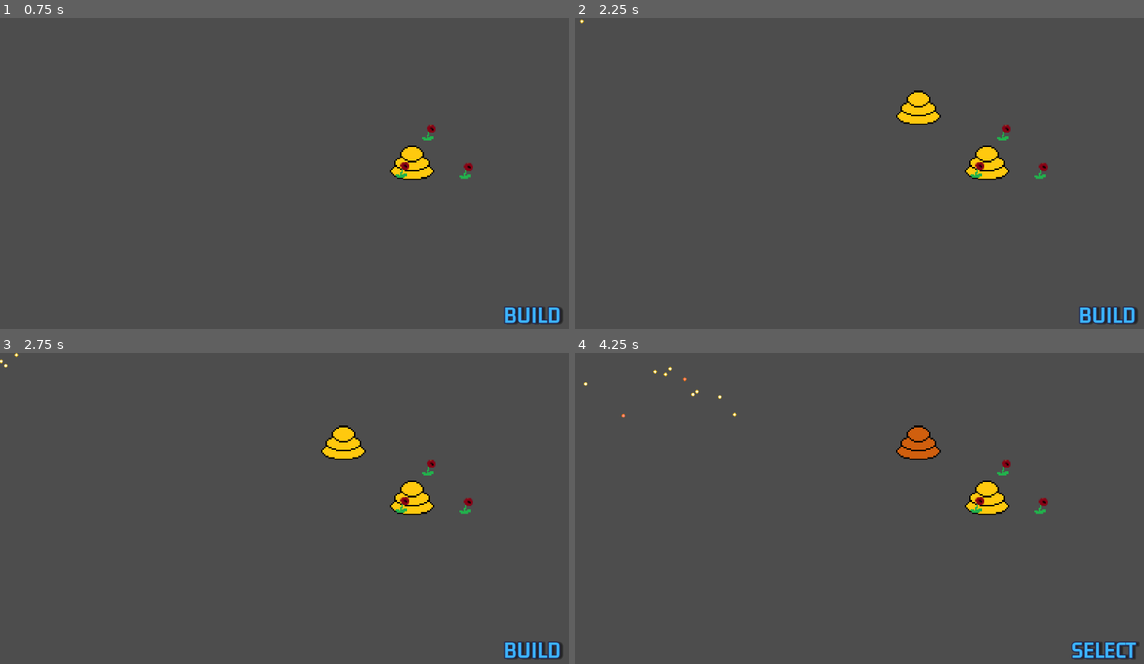
Above: before the commit, frames 1-4 (two rows, left to right).
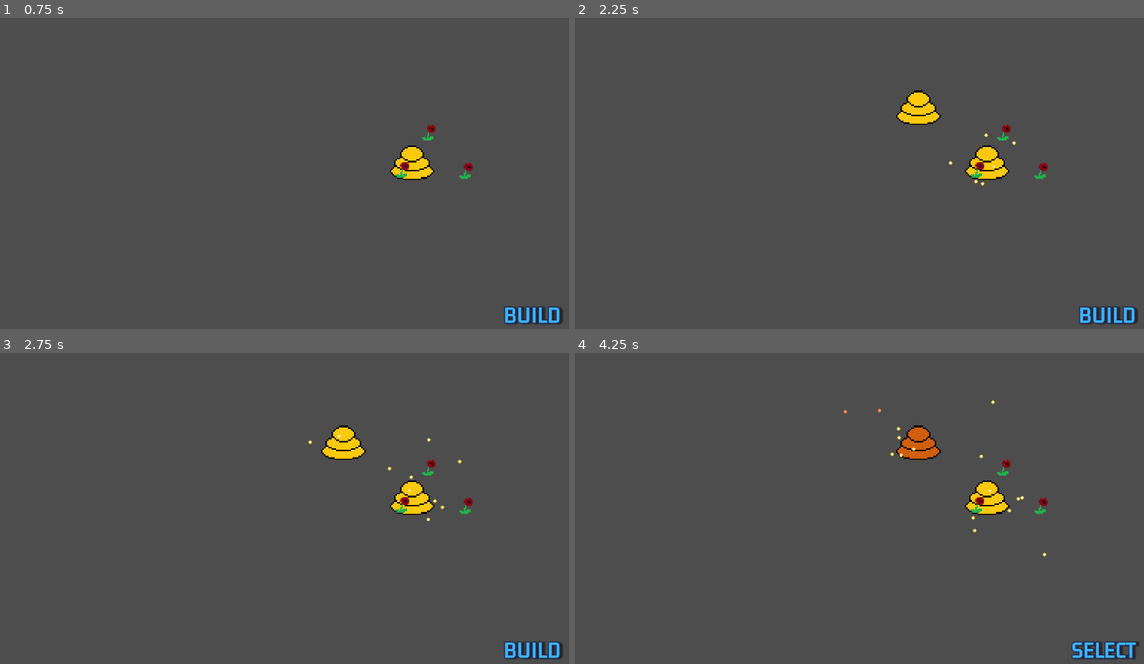
Above: after the commit, the same moments.

Repository: MountainBean/BeeSimple
Game: Godot game, scene res://game_scene/game_scene.tscn
Two runs of this game, one before a commit and one after it. Both use one fixed random seed, a clock stepped at 60 frames per second and the inputs below.
Inputs (mouse positions are in pixels of both pictures, inside the frame that each line leads up to):
- Up to frame 1 (0.75 s): tap Enter at 0.5 s; move the mouse to (409, 164) at 0.52 s; tap B (BuildMode) at 0.6 s; click (409, 164) at 0.67 s
- Up to frame 2 (2.25 s): move the mouse to (984, 164) at 1.27 s; click (984, 164) at 1.35 s; tap Space at 2 s; move the mouse to (916, 108) at 2.02 s; right-click (916, 108) at 2.1 s; click (916, 108) at 2.17 s
- Up to frame 3 (2.75 s): no input
- Up to frame 4 (4.25 s): move the mouse to (916, 443) at 2.77 s; tap S (SelectMode) at 2.85 s; click (916, 443) at 2.92 s; move the mouse to (1035, 561) at 3.52 s; tap H (SendHome) at 3.6 s; click (1035, 561) at 3.67 s

Frame 1 is identical in both runs. In frame 2, less than 0.1% of the frame differs, in the area x 0-78%, y 0-54%; in frame 3, less than 0.1%; in frame 4, 0.2%, in the area x 1-83%, y 4-66%.

Commit message:
fixed bee manager

Diff:
--- a/bee_base/bee_base.gd
+++ b/bee_base/bee_base.gd
@@ -9,9 +9,10 @@
 
 const JITTER_INTERVAL: float = 0.2
 
-var _orbit_radius: float = 0.4	# 0.25 is a good default
+var _orbit_radius: float = 0.5	# 0.25 is a good default
 var _max_vel: float = 8	#4 is a good default
 var _acc: float = ( (_max_vel / 2) * (_max_vel / 2) ) / _orbit_radius
+var _flight_jitter = 2 * sqrt(_max_vel)
 var _home_point: Vector2 = Vector2.ZERO
 var _direction: Vector2 = Vector2.ZERO
 var _vel: Vector2 = Vector2.ZERO
@@ -53,9 +54,8 @@
 	bee_body.global_position = bee_body.global_position + _vel * delta
 
 func add_jitter() -> void:
-	var flight_jitter = _max_vel / 2
 	var jitter_dir = Vector2.from_angle(randf_range(deg_to_rad(-180),deg_to_rad(180)))
-	_vel = _vel + jitter_dir * flight_jitter
+	_vel = _vel + jitter_dir * _flight_jitter
 
 func on_select() -> void:
 	sprite_2d.self_modulate = Color("ff9193")
--- a/singletons/bee_manager.gd
+++ b/singletons/bee_manager.gd
@@ -12,6 +12,7 @@
 
 func make_new_hive_bee(hive: hive_base) -> void:
 	var bee = BEE_BASE.instantiate()
+	bee.global_position = hive.position
 	bee.set_origin_hive(hive)
 	bee.set_cur_hive(hive)
 	print("hive position = x: %.1f, y: %.1f" % [hive.position.x, hive.position.y])
